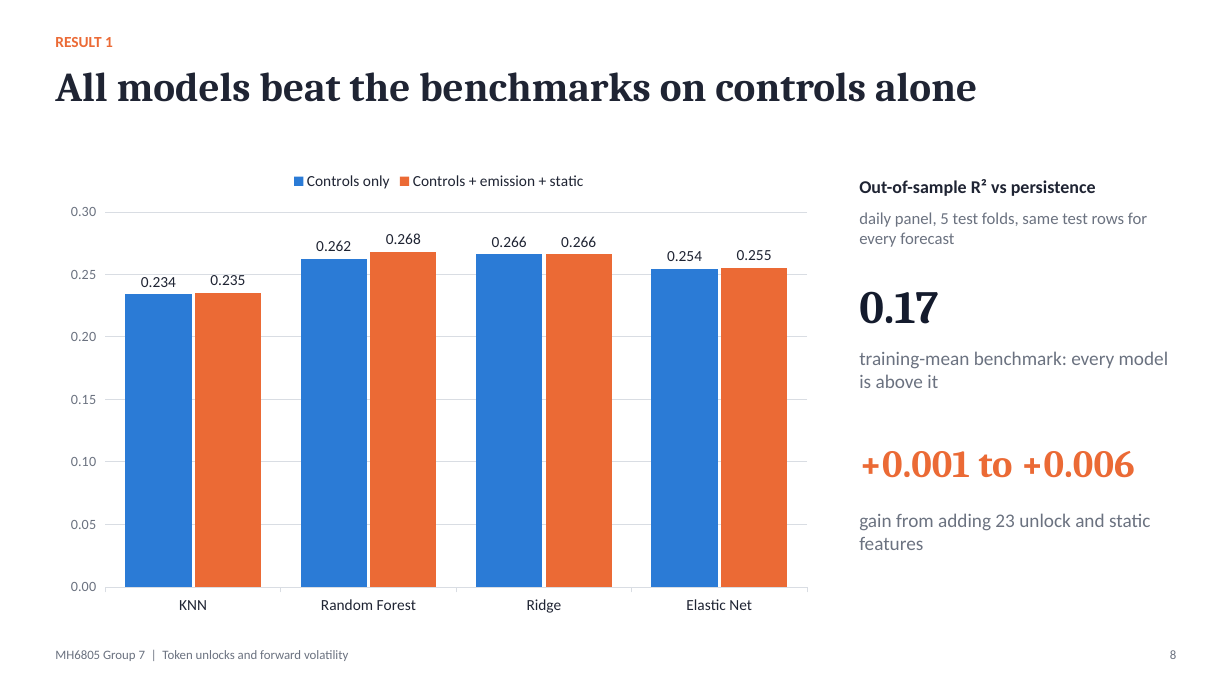
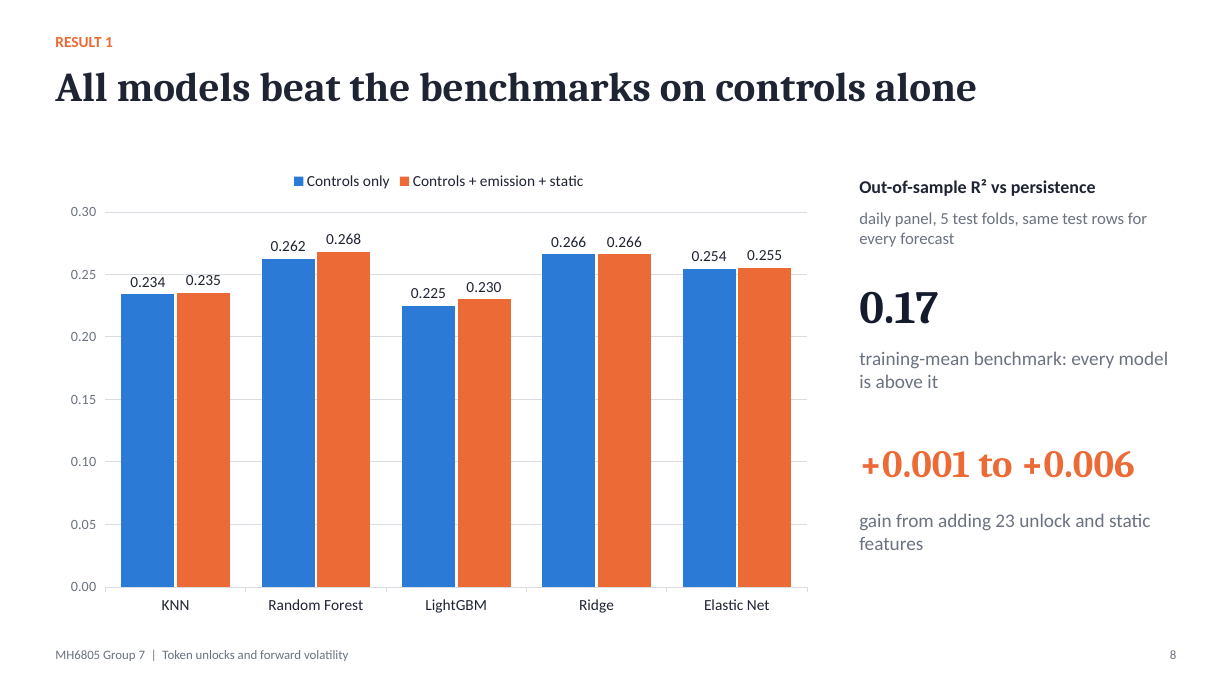
Before and after one commit to watersalamander/MH6805A-Project-Group7, a slide deck: slide 8 of report/Group7_Presentation_DRAFT.pptx. Drawn at 1232x693 pixels with LibreOffice and Linux fonts; fonts in the diff are those of the drawing. Boxes give left, top, right and bottom in pixels: in the first picture for what was removed or moved away, otherwise in the second. Text is boxed around its words. In the diff, an @@ line names an element or a change of style, - is before the commit and + after.

```diff
--- a/report/Group7_Presentation_DRAFT.pptx
+++ b/report/Group7_Presentation_DRAFT.pptx
@@ column chart at box(55, 162, 823, 624) @@
-categories: KNN, Random Forest, Ridge, Elastic Net
+categories: KNN, Random Forest, LightGBM, Ridge, Elastic Net
-Controls only: 0.234, 0.262, 0.266, 0.254
+Controls only: 0.234, 0.262, 0.225, 0.266, 0.254
-Controls + emission + static: 0.235, 0.268, 0.266, 0.255
+Controls + emission + static: 0.235, 0.268, 0.23, 0.266, 0.255
```
Also in this commit, not shown: 7 other slides changed, 4 other files.
